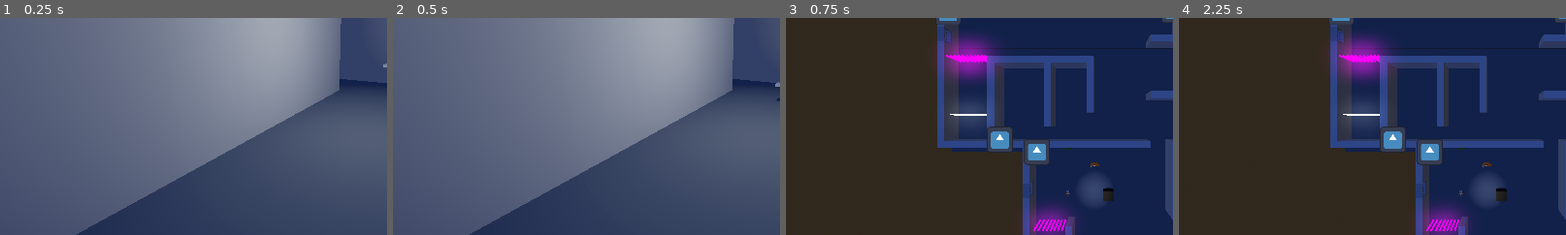
Above: before the commit, frames 1-4 (left to right).
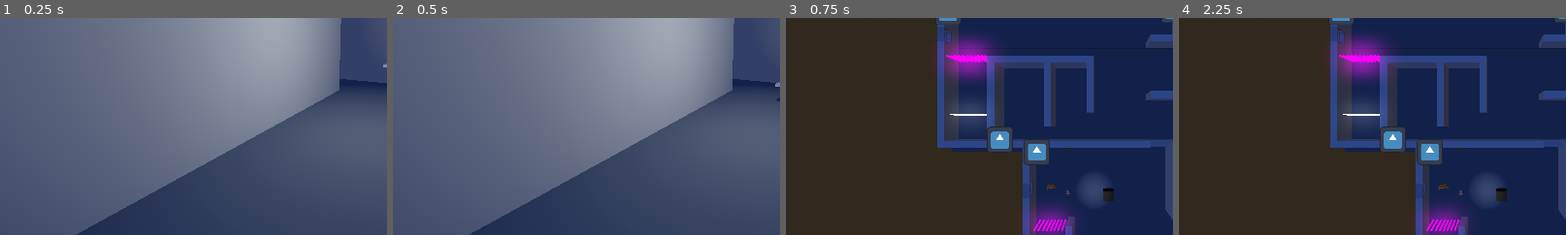
Above: after the commit, the same moments.

Repository: Maxi-F22/GamejamSoSe25
Game: Godot game, scene res://Scenes/main.tscn
Same seed, same stepped clock (60 frames per second), same inputs: the game is played once before the commit and once after it. The engine's default icon, where the game draws it, is replaced by a stand-in: a white triangle on a blue panel in a dark square.
Inputs (mouse positions are % of the whole screen's width and height, from its top left):
- Up to frame 1 (0.25 s): no input
- Up to frame 2 (0.5 s): no input
- Up to frame 3 (0.75 s): move the mouse to (72, 45) at 0.52 s; hold Tab (Switch Cam) from 0.53 s (still down); click (72, 45) at 0.67 s
- Up to frame 4 (2.25 s): tap Enter at 1.25 s; move the mouse to (30, 55) at 1.27 s; release Tab (Switch Cam) at 1.28 s; tap Space (Wave Activate) at 1.35, 2 s; click (30, 55) at 1.42 s; move the mouse to (60, 28) at 2.02 s; hold Tab (Switch Cam) from 2.03 s (still down); click (60, 28) at 2.17 s
The pictures show only the part of the screen within x 9-59%, y 27-76%; the shares and areas given below are measured in that part.

Frames 1-2 are identical in both runs. In frame 3, 0.2% of the frame differs, in the area x 67-98%, y 56-80%; in frame 4, 0.2%, in the area x 66-98%, y 56-80%.

Commit message:
Glass Mauer Interaktion Hinzugefügt

Diff:
--- /dev/null
+++ b/Scenes/GlassWall.tscn
@@ -0,0 +1,19 @@
+[gd_scene load_steps=4 format=3 uid="uid://3ytbx8xgif1k"]
+
+[ext_resource type="Script" uid="uid://bhf7q2ake1obg" path="res://Scripts/GlassWallScript.gd" id="1_wcgkp"]
+
+[sub_resource type="BoxShape3D" id="BoxShape3D_wdc86"]
+size = Vector3(0.520935, 1, 1)
+
+[sub_resource type="BoxMesh" id="BoxMesh_wcgkp"]
+
+[node name="Glass_Wall" type="Area3D"]
+transform = Transform3D(2, 0, 0, 0, 3, 0, 0, 0, 3, 0, 0, 0)
+script = ExtResource("1_wcgkp")
+
+[node name="CollisionShape3D" type="CollisionShape3D" parent="."]
+shape = SubResource("BoxShape3D_wdc86")
+
+[node name="MeshInstance3D" type="MeshInstance3D" parent="."]
+transform = Transform3D(0.5, 0, 0, 0, 1, 0, 0, 0, 1, 0, 0, 0)
+mesh = SubResource("BoxMesh_wcgkp")
--- a/Scenes/main.tscn
+++ b/Scenes/main.tscn
@@ -8,11 +8,12 @@
 [ext_resource type="PackedScene" uid="uid://c5jxhrmfnpa7p" path="res://Scenes/player_scream_wave.tscn" id="8_344ge"]
 [ext_resource type="Texture2D" uid="uid://c5irvsa43cto6" path="res://Assets/HUD/bar_screamo.png" id="8_hptm8"]
 [ext_resource type="Texture2D" uid="uid://rtsxdt15mgjr" path="res://Assets/HUD/Screenshot 2025-07-16 120449.png" id="9_fdnlq"]
-[ext_resource type="PackedScene" uid="uid://48nuwwideadk" path="res://Scenes/player_mass_wave.tscn" id="9_ynf5e"]
 [ext_resource type="PackedScene" uid="uid://ds7lmqb52bafb" path="res://Scenes/world_gridmap.tscn" id="10_d1ilt"]
 [ext_resource type="PackedScene" uid="uid://cfmg2037l1dp3" path="res://Scenes/movable_box.tscn" id="10_hptm8"]
 [ext_resource type="Texture2D" uid="uid://d1ugxtrx3yfc1" path="res://icon.svg" id="10_jkdf5"]
 [ext_resource type="PackedScene" uid="uid://bap0knk6vg3ko" path="res://Scenes/fuse_box.tscn" id="11_d1ilt"]
+[ext_resource type="PackedScene" uid="uid://48nuwwideadk" path="res://Scenes/player_mass_wave.tscn" id="13_fdnlq"]
+[ext_resource type="PackedScene" uid="uid://3ytbx8xgif1k" path="res://Scenes/GlassWall.tscn" id="13_jkdf5"]
 
 [sub_resource type="ProceduralSkyMaterial" id="ProceduralSkyMaterial_7u77a"]
 sky_top_color = Color(0.268737, 0.412045, 0.836146, 1)
@@ -97,9 +98,6 @@
 [node name="Elektro" parent="." instance=ExtResource("3_ynf5e")]
 transform = Transform3D(1, 0, 0, 0, 1, 0, 0, 0, 1, -4, 4.20787, 6.18274)
 
-[node name="Heavy" parent="." instance=ExtResource("9_ynf5e")]
-transform = Transform3D(1, 0, 0, 0, 1, 0, 0, 0, 1, 0, 3.94592, 1.78955)
-
 [node name="Screamo" parent="." instance=ExtResource("8_344ge")]
 transform = Transform3D(1, 0, 0, 0, 1, 0, 0, 0, 1, 4, 4.11687, 19.3772)
 
@@ -248,6 +246,11 @@
 transform = Transform3D(1, 0, 0, 0, 1, 0, 0, 0, 1, -3.7826, 4.41456, -0.764895)
 _laser_control_name = "LaserFirstRoom"
 
+[node name="GlassWalls" type="Node3D" parent="Interactables"]
+
+[node name="Glass_Wall" parent="Interactables/GlassWalls" instance=ExtResource("13_jkdf5")]
+transform = Transform3D(-8.74228e-08, 0, 3, 0, 3, 0, -2, 0, -1.31134e-07, 9.52383, 3.50155, -1.5)
+
 [node name="Lights" type="Node3D" parent="."]
 
 [node name="OmniLight3D" type="OmniLight3D" parent="Lights"]
@@ -260,3 +263,6 @@
 light_energy = 2.0
 shadow_enabled = true
 omni_range = 10.0
+
+[node name="Heavy" parent="." instance=ExtResource("13_fdnlq")]
+transform = Transform3D(1, 0, 0, 0, 1, 0, 0, 0, 1, -6.56339, 4.13098, 5.13424)
--- a/Scenes/player_scream_wave.tscn
+++ b/Scenes/player_scream_wave.tscn
@@ -38,14 +38,14 @@
 char_script = NodePath("../..")
 is_single = true
 
-[node name="ElektroWave1" type="Area3D" parent="Aimer/SingleWave"]
+[node name="Druckwelle" type="Area3D" parent="Aimer/SingleWave"]
 transform = Transform3D(2, 0, 0, 0, 2, 0, 0, 0, 2, 0, 0, 0.5)
 
-[node name="CollisionShape3D" type="CollisionShape3D" parent="Aimer/SingleWave/ElektroWave1"]
+[node name="CollisionShape3D" type="CollisionShape3D" parent="Aimer/SingleWave/Druckwelle"]
 shape = SubResource("BoxShape3D_w2l0f")
 debug_color = Color(0, 0.6, 0.701961, 0.423529)
 
-[node name="MeshInstance3D" type="MeshInstance3D" parent="Aimer/SingleWave/ElektroWave1/CollisionShape3D"]
+[node name="MeshInstance3D" type="MeshInstance3D" parent="Aimer/SingleWave/Druckwelle/CollisionShape3D"]
 transform = Transform3D(-1, 0, -8.74228e-09, 0, 0.5, 0, 8.74228e-08, 0, -0.1, -0.0104828, -0.00250244, -0.00836194)
 mesh = SubResource("BoxMesh_pgjs5")
 skeleton = NodePath("../..")
--- /dev/null
+++ b/Scripts/GlassWallScript.gd
@@ -0,0 +1,24 @@
+extends Area3D
+
+@export var _glass_control_name: String
+var glass_unit_object: Area3D
+var is_deactivated = false
+
+# Called when the node enters the scene tree for the first time.
+func _ready() -> void:
+	collision_layer = 2
+	area_entered.connect(_on_glass_area_entered)
+
+	#var grid_map = get_tree().get_root().get_node("Main/WorldGridMap")
+	#glass_unit_object = grid_map.get_area(_glass_control_name)
+
+# Called every frame. 'delta' is the elapsed time since the previous frame.
+func _physics_process(_delta):
+	if is_deactivated:
+		print("Glass kaputt kurwa")
+		queue_free()
+
+
+func _on_glass_area_entered(area: Area3D):
+	if area.name.contains("Druckwelle"):
+		is_deactivated = true
--- a/project.godot
+++ b/project.godot
@@ -14,6 +14,10 @@
 run/main_scene="uid://d2oqbh1jfmqg2"
 config/features=PackedStringArray("4.4", "Forward Plus")
 config/icon="res://icon.svg"
+
+[dotnet]
+
+project/assembly_name="Gamejam"
 
 [input]
 
Not shown: 1 places in Scenes/main.tscn that only renumber resources
Not shown: 1 places in Scenes/player_electro_wave.tscn that only renumber resources
Not shown: 1 places in Scenes/player_mass_wave.tscn that only renumber resources
Not shown: 1 places in Scenes/player_scream_wave.tscn that only renumber resources
Not shown, added: Scripts/GlassWallScript.gd.uid
